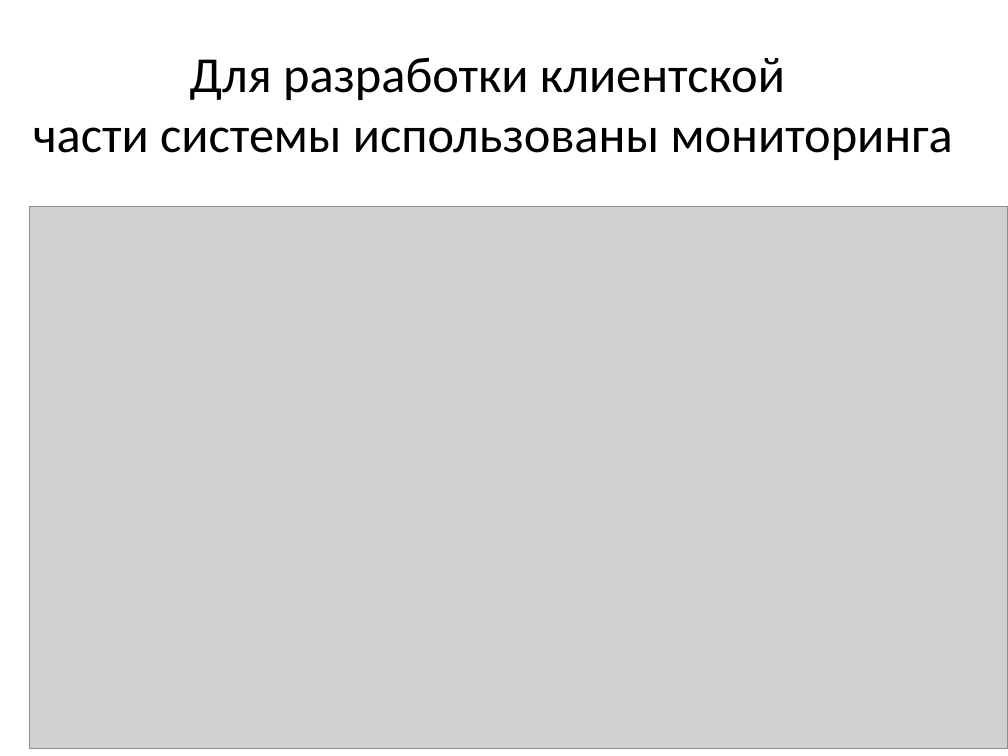
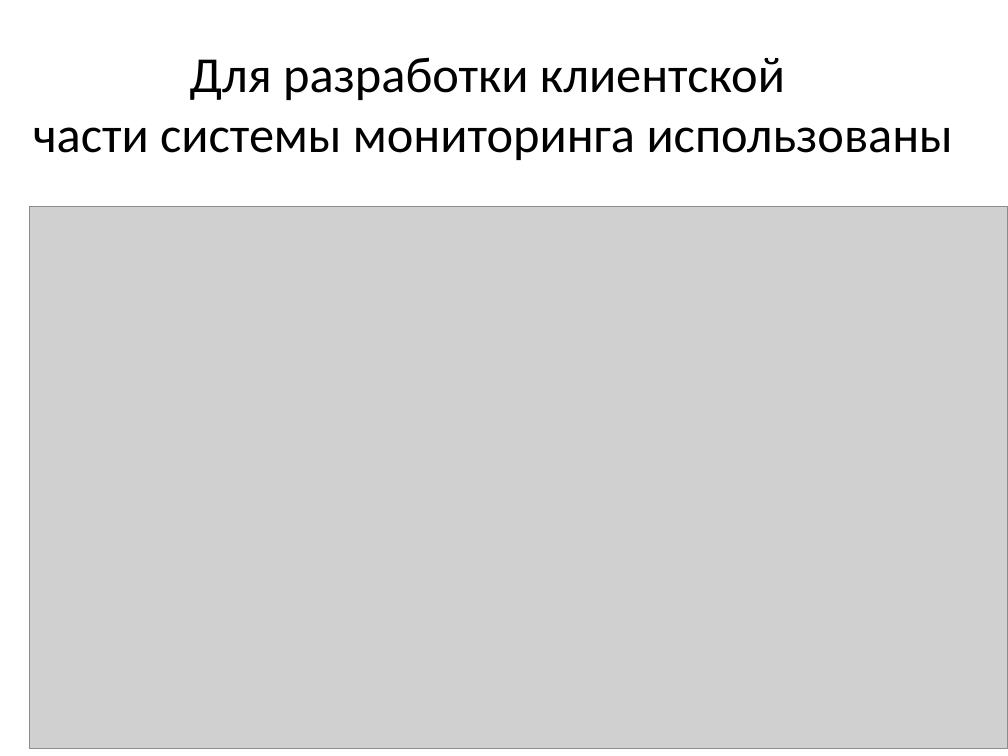
Before and after one commit to denis6705/diplom, a slide deck: slide 15 of Презентация.pptx. Drawn at 1008x756 pixels with LibreOffice and Linux fonts; fonts in the diff are those of the drawing; grey boxes stand for pictures. Boxes give left, top, right and bottom in pixels: in the first picture for what was removed or moved away, otherwise in the second. Text is boxed around its words. In the diff, an @@ line names an element or a change of style, - is before the commit and + after.

```diff
--- a/Презентация.pptx
+++ b/Презентация.pptx
@@ text at [33, 127, 953, 160]: text changed @@
-части системы использованы мониторинга
+части системы мониторинга использованы
```
Also in this commit, not shown: 2 other slides changed, 3 other files.
